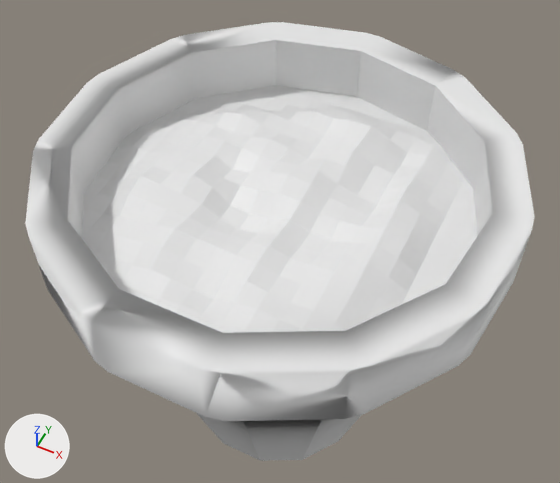
A saved change to the FBX model Assets/Models/pot.fbx.
One viewpoint serves both versions: a camera (50 mm lens) standing at (6.72, -13.41, 23.16) and looking at (-0.53, 1.1, 5.04). The axes (+X, +Y, +Z) are drawn at lower left. The lights are the same throughout. Where no turn or scale is listed for an object, it has been applied to the vertices.
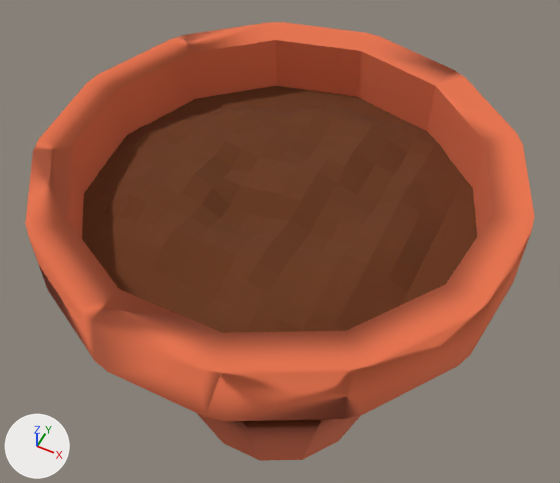
Changed parts and their boxes [x1, y1, x2, y2] in the pictures (560 x 483 px):
'Cylinder', recoloured (white to orange): [25, 22, 535, 461] in both
'Grid', recoloured (white to brown): [82, 86, 477, 333] in both

The change, as a diff of the scene's bpy script:
```diff
--- a/Assets/Models/pot.fbx.py
+++ b/Assets/Models/pot.fbx.py
@@ mat_material_002 @@
+mat_material_002 = principled_material('Material.002')
+mat_material_002.base_color = (0.8, 0.167, 0.0702)  # orange #e7724b
+mat_material_002.roughness = 1.0
@@ mat_material_001 @@
+mat_material_001 = principled_material('Material.001')
+mat_material_001.base_color = (0.138, 0.0377, 0.00795)  # brown #683716
+mat_material_001.roughness = 1.0
@@ me_cylinder_001 @@
 me_cylinder_001.from_pydata(...)  # 94 vertices, 145 faces; spans x -6.47..6.47, y -6.36..6.49, z -1.5..9.5
+me_cylinder_001.materials.append(mat_material_002)  # orange #e7724b
@@ me_grid_001 @@
 me_grid_001.from_pydata(...)  # 357 vertices, 316 faces; spans x -6.01..6.01, y -6.01..6.01, z 0.0..0.76
+me_grid_001.materials.append(mat_material_001)  # brown #683716
```
